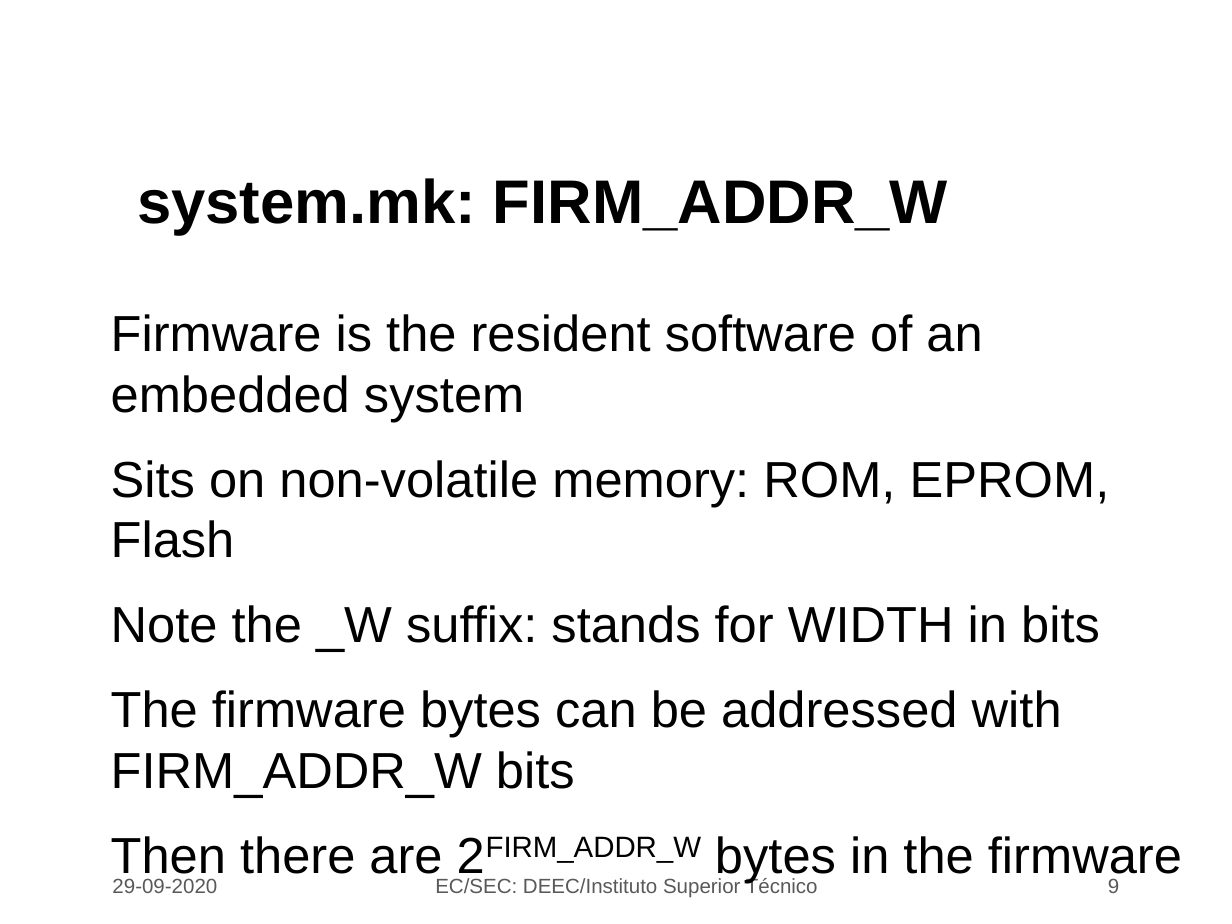
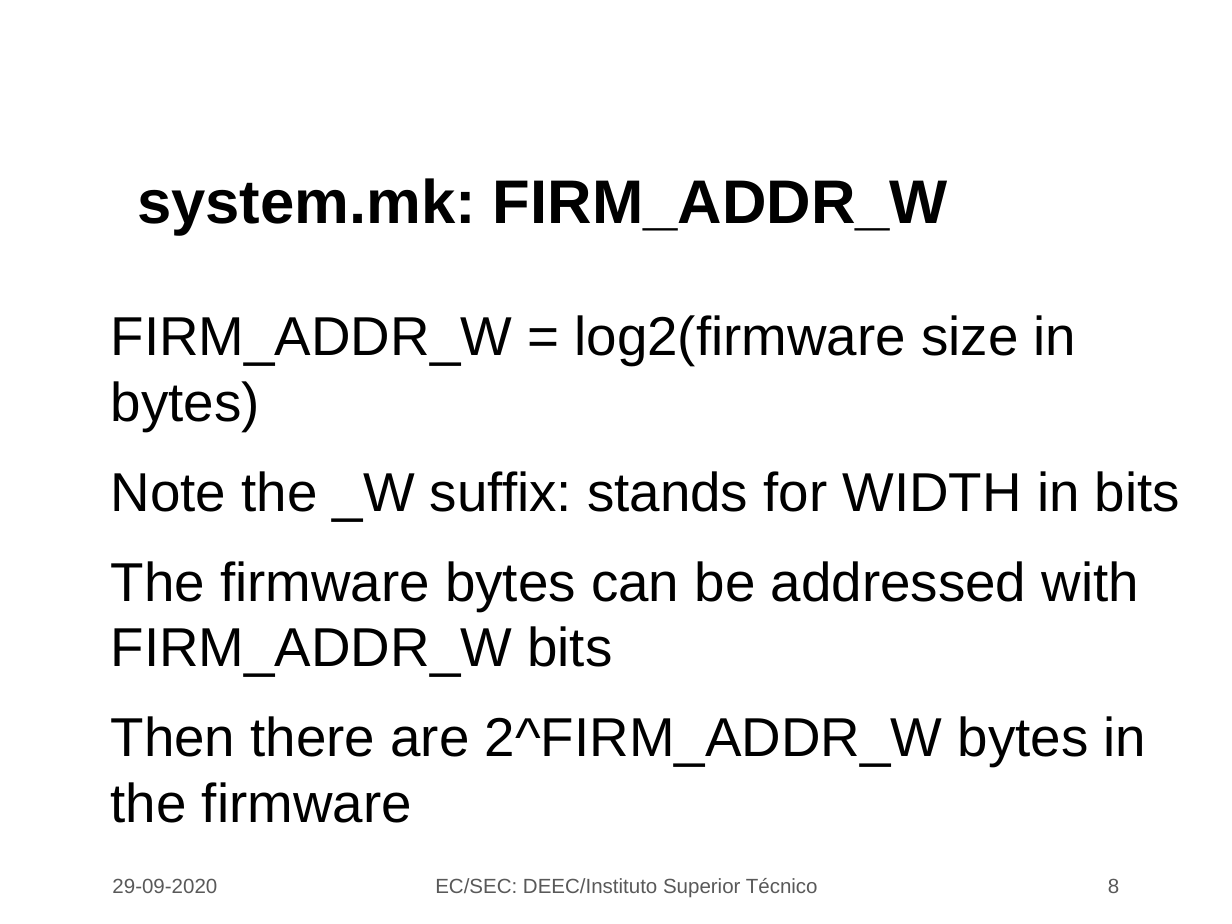
Before and after one commit to jjts/ist-sec, a slide deck: slide 8 of lectures/l3/l3.odp (slide 9 before the commit). Drawn at 1232x924 pixels with LibreOffice and Linux fonts; fonts in the diff are those of the drawing; background and template pictures are left out. Boxes give left, top, right and bottom in pixels: in the first picture for what was removed or moved away, otherwise in the second. Text is boxed around its words. In the diff, an @@ line names an element or a change of style, - is before the commit and + after.

```diff
--- a/lectures/l3/l3.odp
+++ b/lectures/l3/l3.odp
@@ text at box(111, 315, 1077, 431): text changed; size 29.6 to 32 pt @@
-● Firmware is the resident software of an embedded system
-● Sits on non-volatile memory: ROM, EPROM, Flash
+● FIRM_ADDR_W = log2(firmware size in bytes)
@@ text at box(111, 471, 1180, 676): size 29.6 to 32 pt in "Note the _W suffix: stands for WIDTH ...", "The firmware bytes can be addressed with ..." @@
@@ text at box(111, 716, 1147, 823): text changed; size 29.6 to 32 pt @@
-● Then there are 2FIRM_ADDR_W bytes in the firmware
+● Then there are 2^FIRM_ADDR_W bytes in the firmware
@@ page number at box(1108, 878, 1119, 893): text changed @@
-9
+8
```
Also in this commit, not shown: 15 other slides changed, 3 slides added, 1 slide removed, 5 other files.
